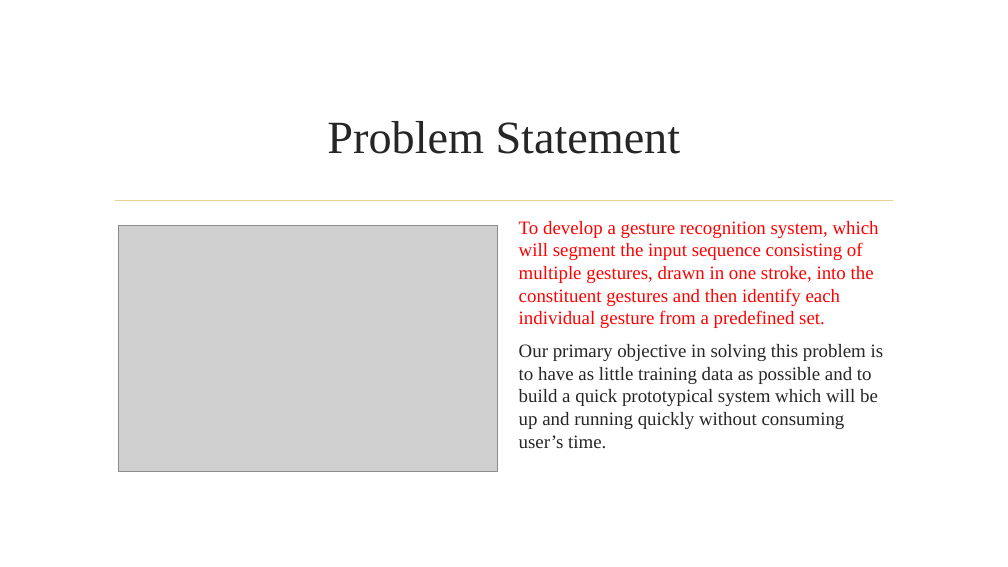
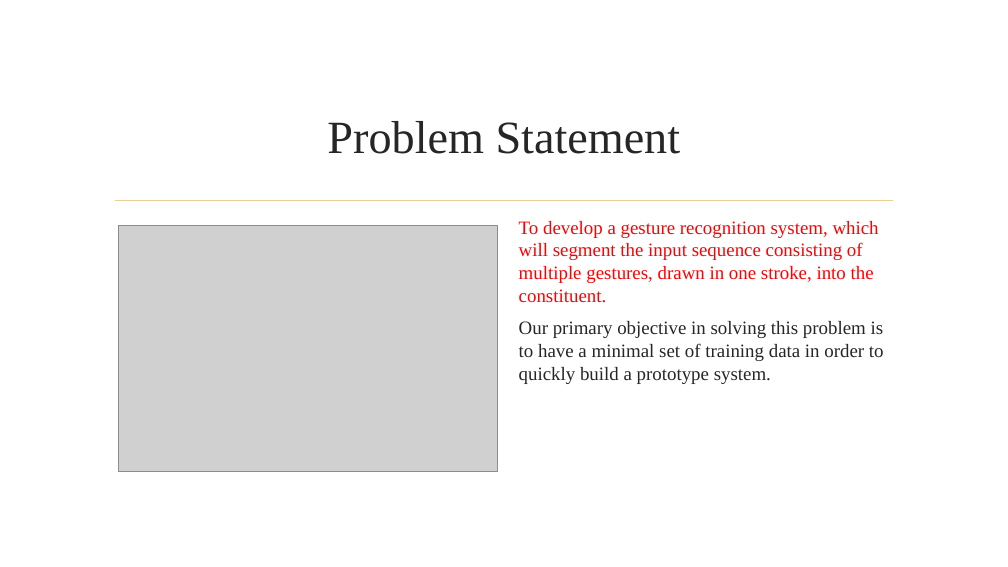
Before and after one commit to arv100kri/AI-Project-2, a slide deck: slide 2 of Final Presentation/Recognition of Unistroke Gesture Sequences.pptx. Drawn at 1008x567 pixels with LibreOffice and Linux fonts; fonts in the diff are those of the drawing; grey boxes stand for pictures; background and template pictures are left out. Boxes give left, top, right and bottom in pixels: in the first picture for what was removed or moved away, otherwise in the second. Text is boxed around its words. In the diff, an @@ line names an element or a change of style, - is before the commit and + after.

```diff
--- a/Final Presentation/Recognition of Unistroke Gesture Sequences.pptx
+++ b/Final Presentation/Recognition of Unistroke Gesture Sequences.pptx
@@ text at (519,221,884,384): text changed @@
-To develop a gesture recognition system, which will segment the input sequence consisting of multiple gestures, drawn in one stroke, into the constituent gestures and then identify each individual gesture from a predefined set.
-Our primary objective in solving this problem is to have as little training data as possible and to build a quick prototypical system which will be up and running quickly without consuming user’s time.
+To develop a gesture recognition system, which will segment the input sequence consisting of multiple gestures, drawn in one stroke, into the constituent.
+Our primary objective in solving this problem is to have a minimal set of training data in order to quickly build a prototype system.
```
Also in this commit, not shown: 5 other slides changed, 1 slide added, 31 other files.
